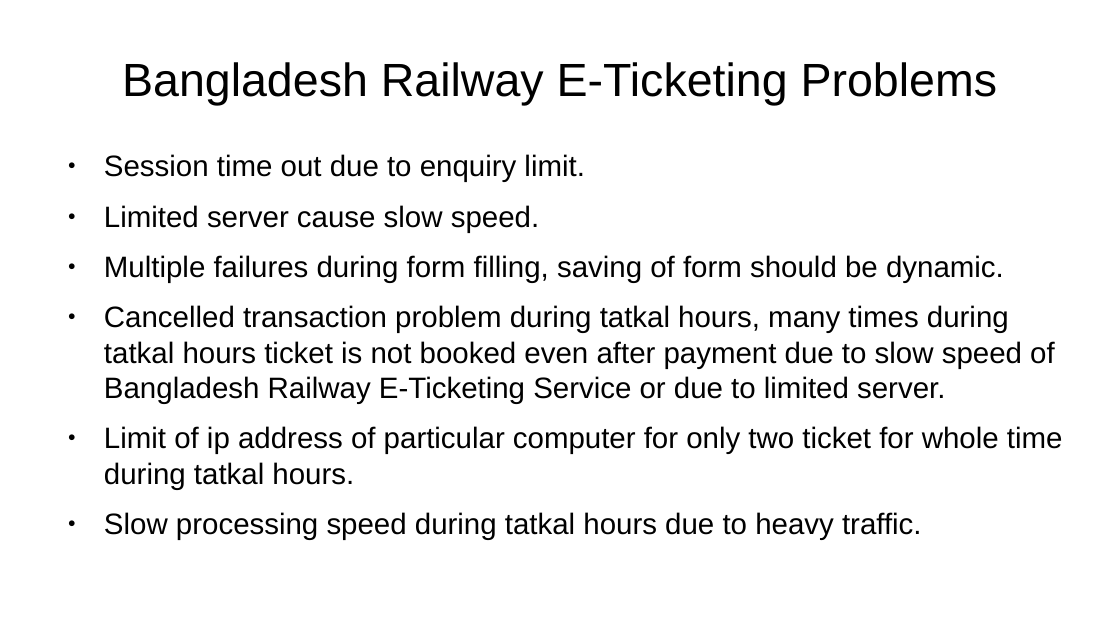
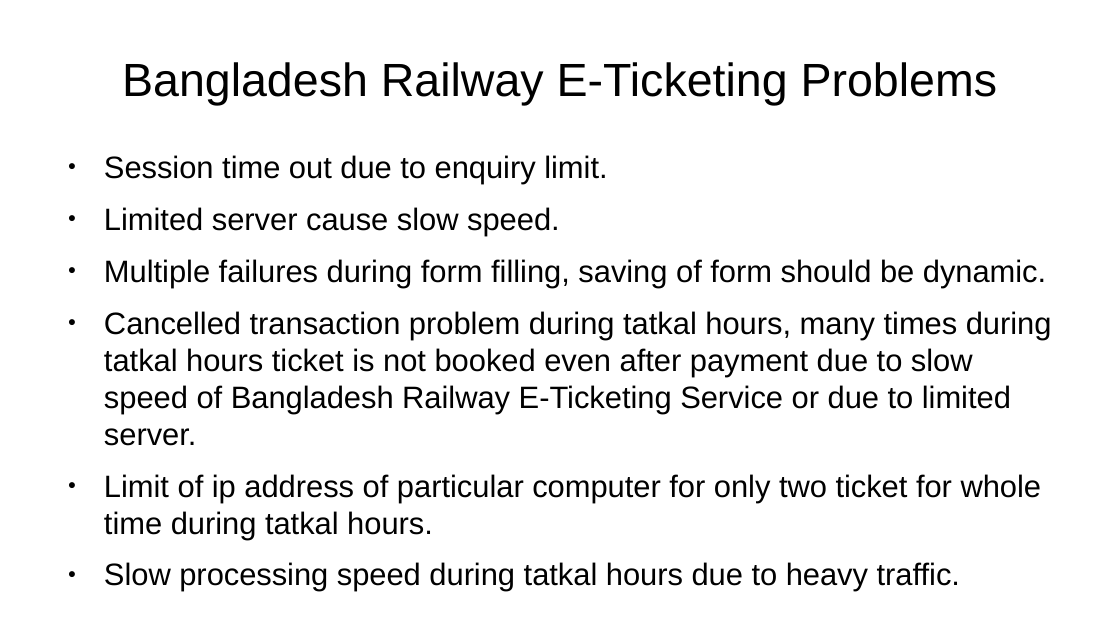
Before and after one commit to nahidulislamshakin/Railway-Reservation-System, a slide deck: slide 5 of Railway Reservatin System.pptx. Drawn at 1120x630 pixels with LibreOffice and Linux fonts; fonts in the diff are those of the drawing; background and template pictures are left out. Boxes give left, top, right and bottom in pixels: in the first picture for what was removed or moved away, otherwise in the second. Text is boxed around its words. In the diff, an @@ line names an element or a change of style, - is before the commit and + after.

```diff
--- a/Railway Reservatin System.pptx
+++ b/Railway Reservatin System.pptx
@@ text "Session time out due to ..." at <box>104,155,1052,592</box>: size 20.9 to 21.8 pt @@
```
Also in this commit, not shown: 3 slides added, 1 other file.
